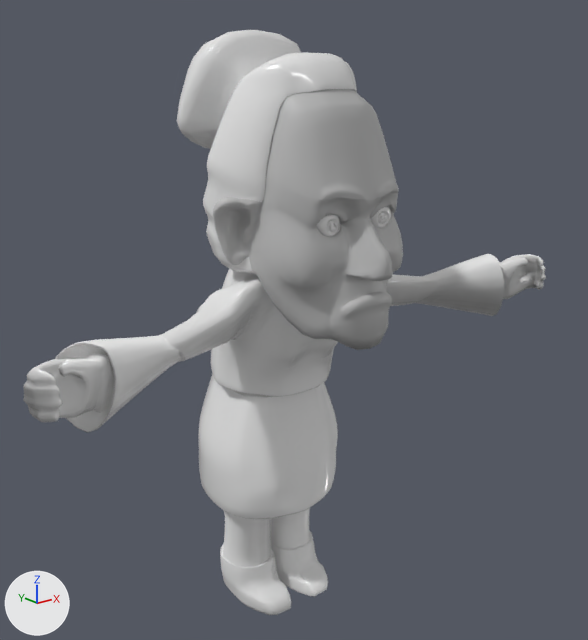
One commit to the FBX model Team70/Assets/Art/Models/GrannyDefault.fbx: the scene before it, then after it.
Before and after are seen from a 50 mm camera at (-0.09, -0.1307, 0.1207) aimed at (-0.0017, -0.0203, 0.0766). Every picture has the same lights, and +X, +Y and +Z are marked at lower left. Where no turn or scale is listed for an object, it has been applied to the vertices.
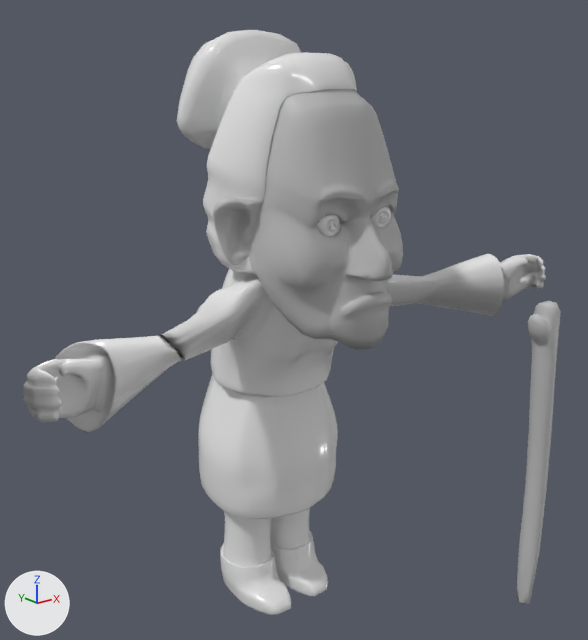
Pixel boxes [x1, y1, x2, y2] of what changed, in the pictures (588 x 640 px):
'pCube1', added: after [516, 301, 561, 604]

Patch to the scene script:
```diff
--- a/Team70/Assets/Art/Models/GrannyDefault.fbx.py
+++ b/Team70/Assets/Art/Models/GrannyDefault.fbx.py
@@ mat_lambert1 @@
+mat_lambert1 = principled_material('lambert1')
+mat_lambert1.base_color = (0.5, 0.5, 0.5)  # grey #bcbcbc
@@ me_mesh @@
 me_mesh.from_pydata(...)  # 9180 vertices, 9178 faces; spans x -0.0555..0.0555, y -0.0425..0.0058, z 0.0152..0.1267
 # used by ob_pplane1; location = (0.0, 0.0, 0.0)
+# me_mesh part 1: its shading normals changed
 me_mesh.materials.append(mat_dress)
@@ me_mesh_001 @@
+me_mesh_001.from_pydata(...)  # 122 vertices, 120 faces; spans x -0.0042..0.0031, y -0.0026..0.0022, z -0.0575..0.0042
+me_mesh_001.materials.append(mat_lambert1)  # grey #bcbcbc
@@ ob_pcube1 @@
+ob_pcube1 = bpy.data.objects.new('pCube1', me_mesh_001)
+ob_pcube1.location = (0.0312, -0.051, 0.077)
```
